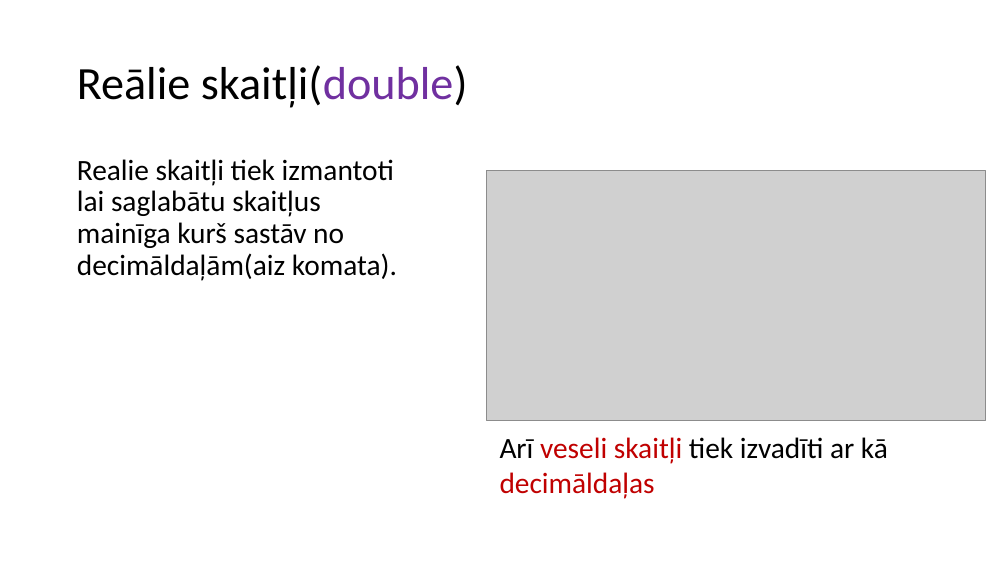
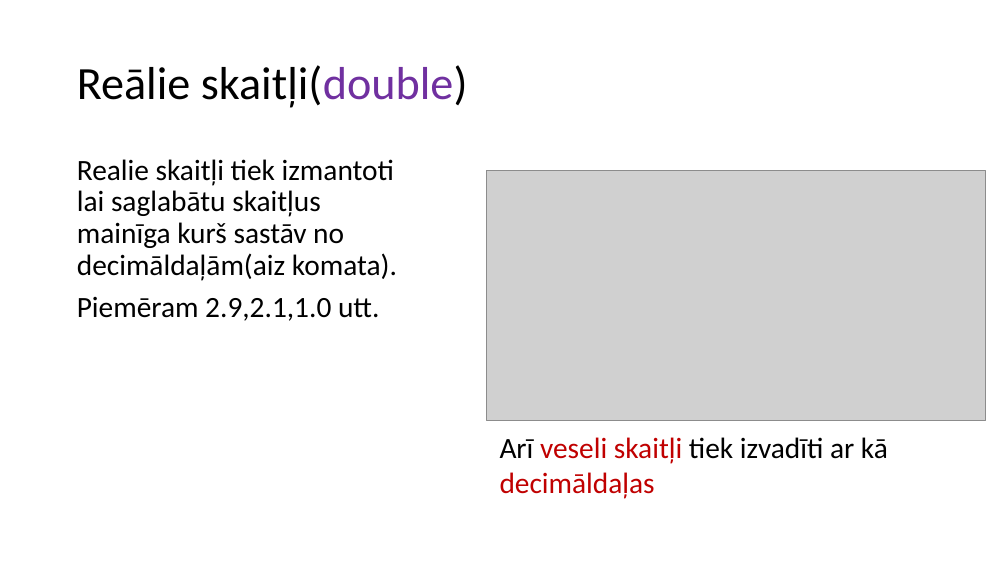
Before and after one commit to TBumerts/Eksamena_Darbs, a slide deck: slide 3 of Bumerts_InformativaisMaterials.pptx. Drawn at 1008x567 pixels with LibreOffice and Linux fonts; fonts in the diff are those of the drawing; grey boxes stand for pictures. Boxes give left, top, right and bottom in pixels: in the first picture for what was removed or moved away, otherwise in the second. Text is boxed around its words. In the diff, an @@ line names an element or a change of style, - is before the commit and + after.

```diff
--- a/Bumerts_InformativaisMaterials.pptx
+++ b/Bumerts_InformativaisMaterials.pptx
@@ text at bbox=[77, 297, 379, 321]: paragraph added @@
+Piemēram 2.9,2.1,1.0 utt.
```
Also in this commit, not shown: 1 other file.
